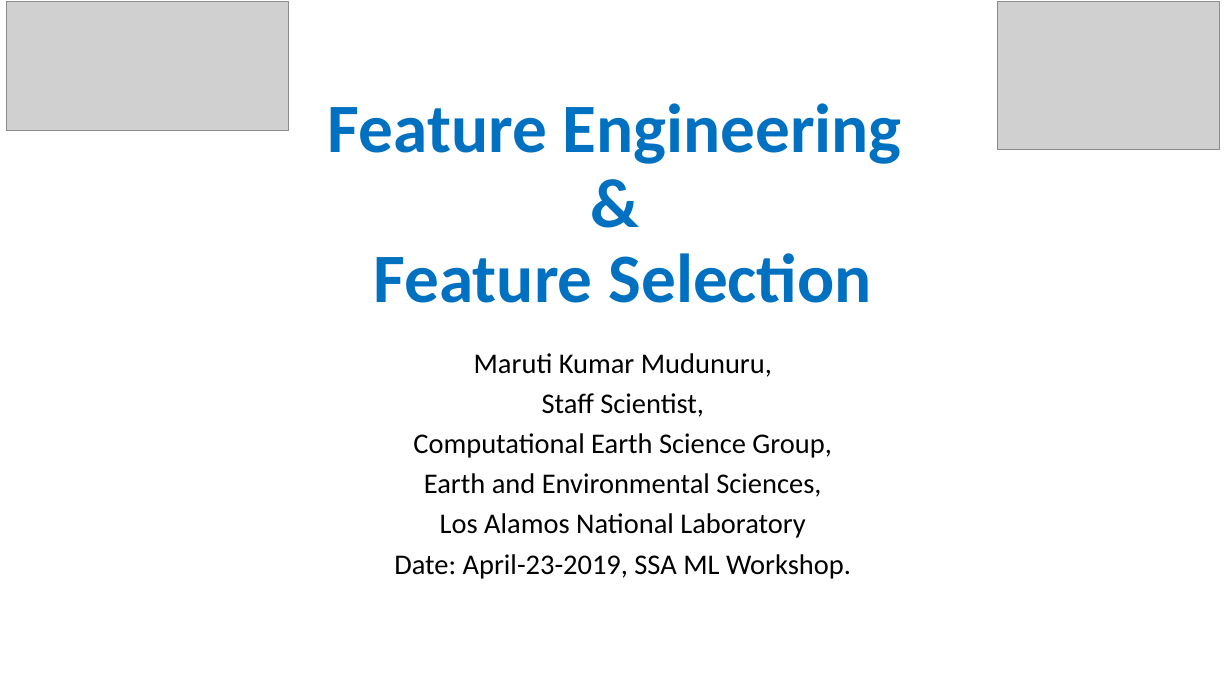
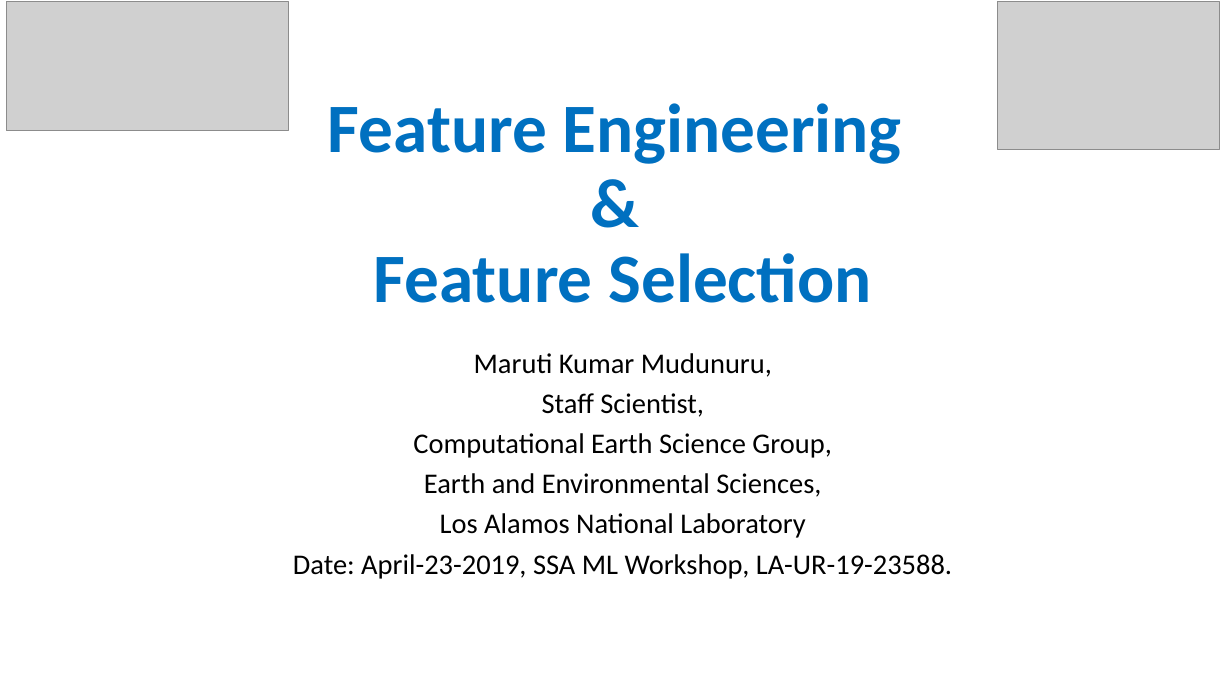
Before and after one commit to qingkaikong/SSA_Machine_Learning_2019, a slide deck: slide 1 of presentations/Feature_Engineering_ML_SSA19.pptx. Drawn at 1232x693 pixels with LibreOffice and Linux fonts; fonts in the diff are those of the drawing; grey boxes stand for pictures. Boxes give left, top, right and bottom in pixels: in the first picture for what was removed or moved away, otherwise in the second. Text is boxed around its words. In the diff, an @@ line names an element or a change of style, - is before the commit and + after.

Commit message:
Feature engineering presentation update

```diff
--- a/presentations/Feature_Engineering_ML_SSA19.pptx
+++ b/presentations/Feature_Engineering_ML_SSA19.pptx
@@ subtitle at box(293, 554, 952, 579): text changed @@
-Date: April-23-2019, SSA ML Workshop.
+Date: April-23-2019, SSA ML Workshop, LA-UR-19-23588.
```
Also in this commit, not shown: 1 other file.
